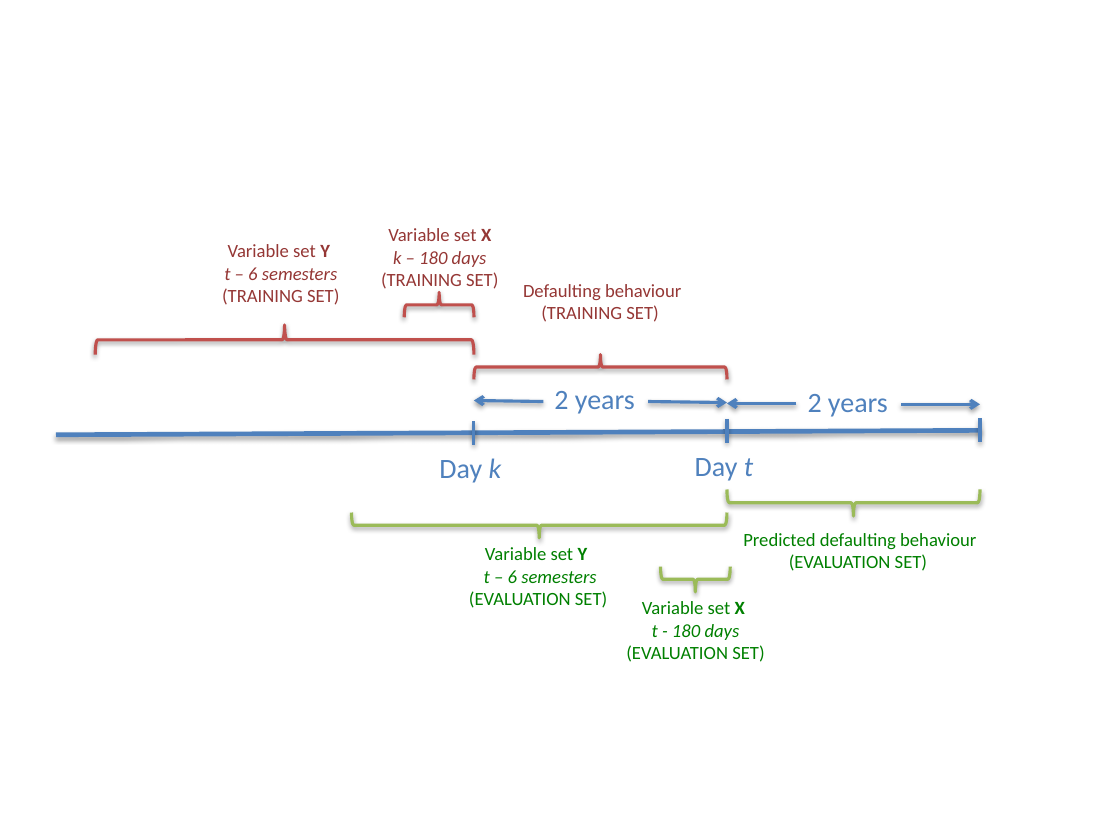
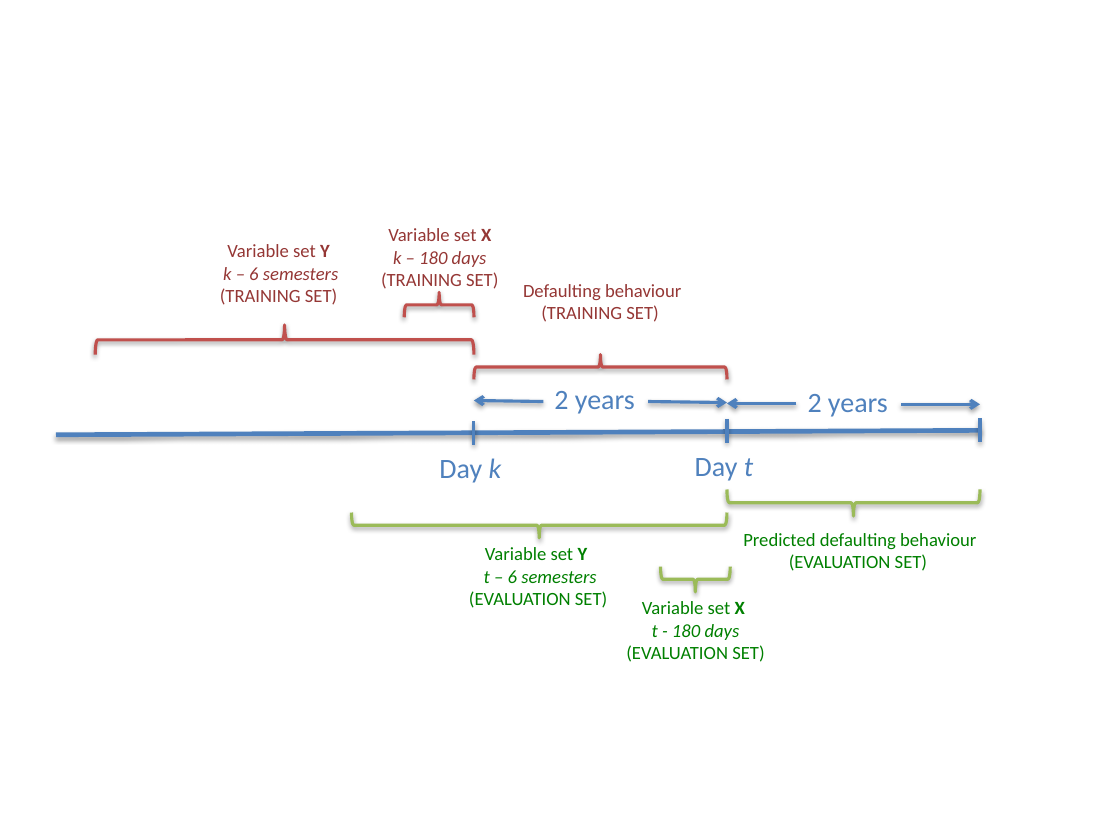
Before and after one commit to amidst/toolbox, a slide deck: slide 12 of doc/D2.1_AMIDSTModelingFramework/figures/CajaMarModelsBucket.pptx. Drawn at 1120x840 pixels with LibreOffice and Linux fonts; fonts in the diff are those of the drawing. Boxes give left, top, right and bottom in pixels: in the first picture for what was removed or moved away, otherwise in the second. Text is boxed around its words. In the diff, an @@ line names an element or a change of style, - is before the commit and + after.

```diff
--- a/doc/D2.1_AMIDSTModelingFramework/figures/CajaMarModelsBucket.pptx
+++ b/doc/D2.1_AMIDSTModelingFramework/figures/CajaMarModelsBucket.pptx
@@ text at <box>223,267,338,280</box>: text changed @@
-t – 6 semesters
+k – 6 semesters
```
Also in this commit, not shown: 5 other files.
